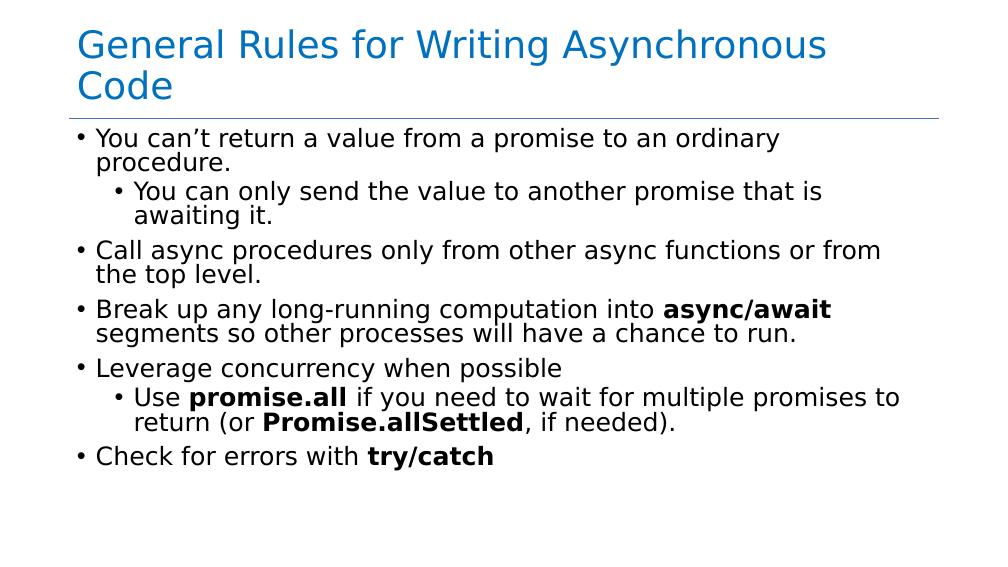
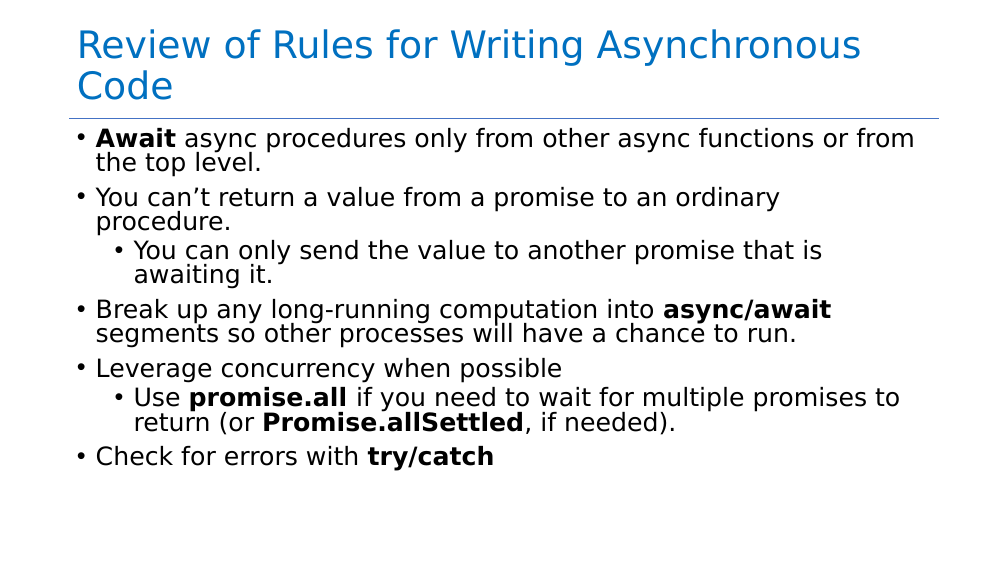
Before and after one commit to neu-se/CS4530-Fall-2026, a slide deck: slide 38 of Slides/Module 08 Concurrency.pptx (slide 42 before the commit). Drawn at 1008x567 pixels with LibreOffice and Linux fonts; fonts in the diff are those of the drawing. Boxes give left, top, right and bottom in pixels: in the first picture for what was removed or moved away, otherwise in the second. Text is boxed around its words. In the diff, an @@ line names an element or a change of style, - is before the commit and + after.

```diff
--- a/Slides/Module 08 Concurrency.pptx
+++ b/Slides/Module 08 Concurrency.pptx
@@ title at <box>77,29,862,100</box>: text changed @@
-General Rules for Writing Asynchronous Code
+Review of Rules for Writing Asynchronous Code
@@ text at <box>96,128,915,177</box>: paragraph added @@
+• Await async procedures only from other async functions or from the top level.
@@ text at <box>96,240,882,289</box>: paragraph removed @@
-• Call async procedures only from other async functions or from the top level.
```
Also in this commit, not shown: 2 other slides changed, 4 slides removed, 1 other file.
